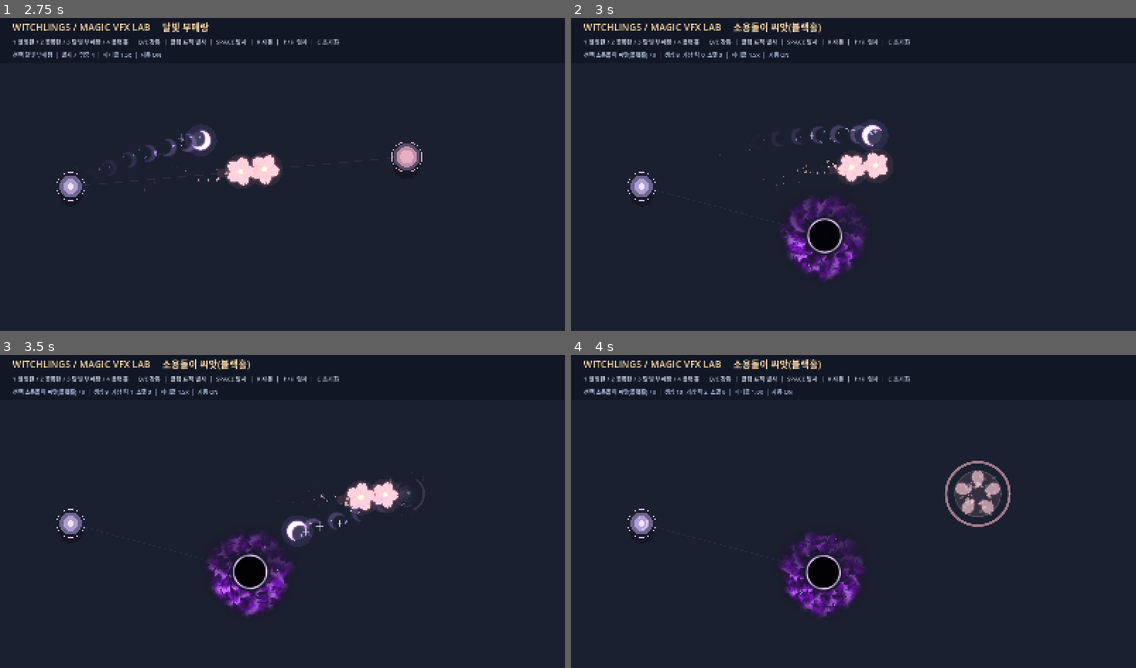
Above: before the commit, frames 1-4 (two rows, left to right).
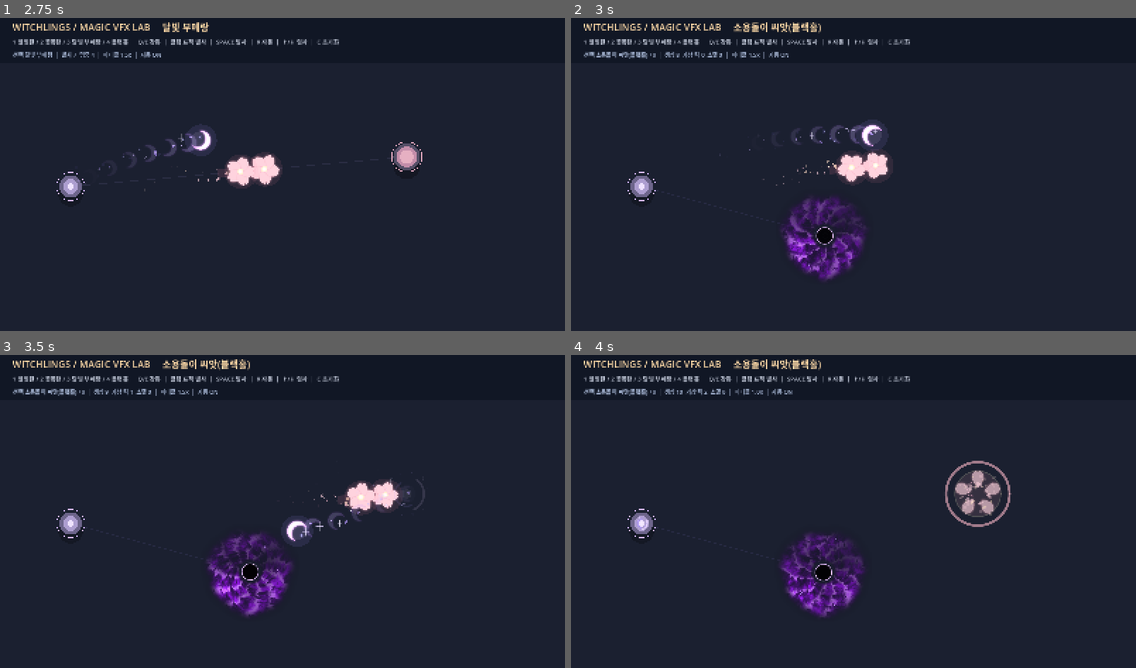
Above: after the commit, the same moments.

Repository: LittleEvasn/Test-Room
Game: Godot game, scene res://scenes/main.tscn
The game is run twice, just before and just after one commit, with the same random seed, the same clock (stepped at 60 frames per second) and the same inputs.
Inputs (mouse positions are in pixels of both pictures, inside the frame that each line leads up to):
- Up to frame 1 (2.75 s): tap Enter at 0.5 s; move the mouse to (406, 155) at 0.52 s; hold Up 0.53-1.28 s; tap 1 at 0.6 s; click (406, 155) at 0.67 s; tap Space at 0.77, 1.52 s; move the mouse to (169, 187) at 1.27 s; hold Down 1.28-2.03 s; tap 2 at 1.35 s; move the mouse to (339, 102) at 2.02 s; hold Up from 2.03 s (still down); tap 3 at 2.1 s
- Up to frame 2 (3 s): keep holding Up; move the mouse to (825, 237) at 2.77 s; tap 4 at 2.85 s; click (825, 237) at 2.92 s
- Up to frame 3 (3.5 s): keep holding Up; tap Space at 3.02 s
- Up to frame 4 (4 s): move the mouse to (1023, 558) at 3.52 s; release Up at 3.53 s; hold Down from 3.53 s (still down); tap Q at 3.6 s; tap Space at 3.77 s

Frame 1 is identical in both runs. In frame 2, 0.5% of the frame differs, in the area x 41-49%, y 63-77%; in frame 3, 0.6%, in the area x 40-48%, y 62-76%; in frame 4, 0.6%.

Commit message:
Halve black hole core radius while preserving outer purple swirl and motion

Diff:
--- a/shaders/black_hole_disk.gdshader
+++ b/shaders/black_hole_disk.gdshader
@@ -1,7 +1,7 @@
 shader_type canvas_item;
 render_mode blend_mix, unshaded;
 
-// Black hole VFX v4: violet accretion vortex.
+// Black hole VFX v5: halve only the event-horizon radius; preserve the outer vortex.
 // Keep the same mature silhouette from its very first visible frame.
 uniform float u_time = 0.0;
 uniform float u_opacity : hint_range(0.0, 1.0) = 1.0;
@@ -41,6 +41,9 @@
     vec2 p = (UV - vec2(0.5)) * 2.0;
     float r = length(p) / max(u_scale, 0.025);
     float angle = atan(p.y, p.x);
+    // Inner black void + its bright rim are 50% of their former radius.
+    // Leave the outer disk's r, noise, warp, rotation and outer fade untouched.
+    float core_r = r / 0.5;
 
     // Distort the OUTER silhouette only. Preserve a clear black event horizon.
     // Two different angular frequencies prevent the symmetric portal/donut look.
@@ -62,7 +65,9 @@
     spiral_phase += smoke * 5.5 - r * 12.5;
     float filament = pow(0.5 + 0.5 * sin(spiral_phase), 4.0);
 
-    float disk_inner = smoothstep(0.335, 0.445, warped_r);
+    // Extend the EXISTING flowing disk inward to fill the area vacated by the core.
+    // Outside the former inner transition all disk values are identical to v4.
+    float disk_inner = smoothstep(0.1675, 0.2875, warped_r);
     float disk_outer = 1.0 - smoothstep(0.70, 0.985, warped_r);
     float disk_mask = disk_inner * disk_outer;
     float turbulence = clamp(0.12 + smoke * 1.13 + detail * 0.24 + filament * 0.25, 0.0, 1.0);
@@ -82,9 +87,9 @@
     haze *= 0.38 + 0.62 * smoke;
 
     // Pale lavender-white broken rim emphasizes the void.
-    float rim = smoothstep(0.296, 0.329, r) * (1.0 - smoothstep(0.337, 0.379, r));
+    float rim = smoothstep(0.296, 0.329, core_r) * (1.0 - smoothstep(0.337, 0.379, core_r));
     float rim_variation = clamp(0.74 + 0.25 * smoke + 0.14 * sin(angle * 5.0 + u_time * 3.1), 0.45, 1.0);
-    float void_mask = 1.0 - smoothstep(0.298, 0.327, r);
+    float void_mask = 1.0 - smoothstep(0.298, 0.327, core_r);
 
     vec3 rgb = disk_color * intensity;
     rgb += disk_violet.rgb * haze * 0.19;
